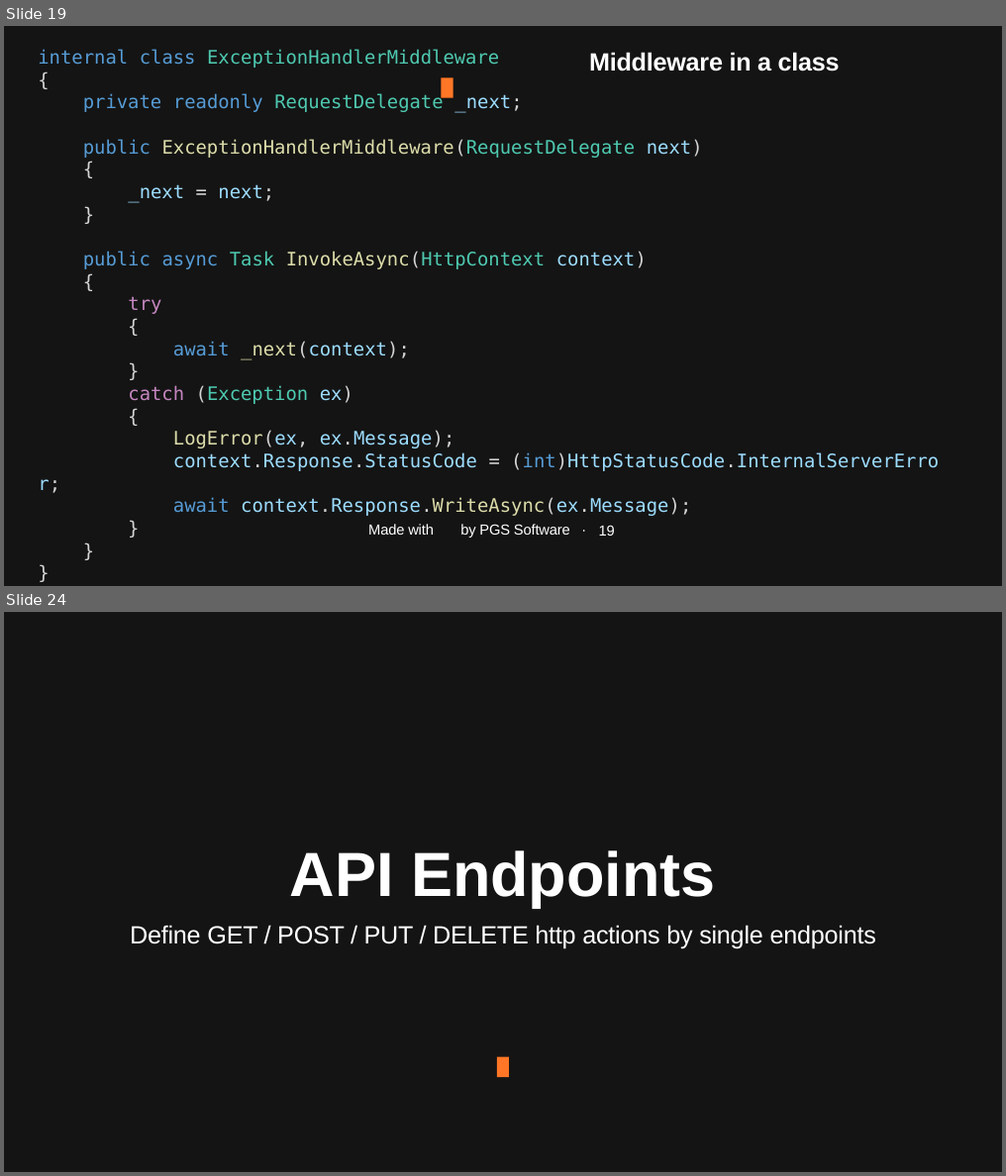
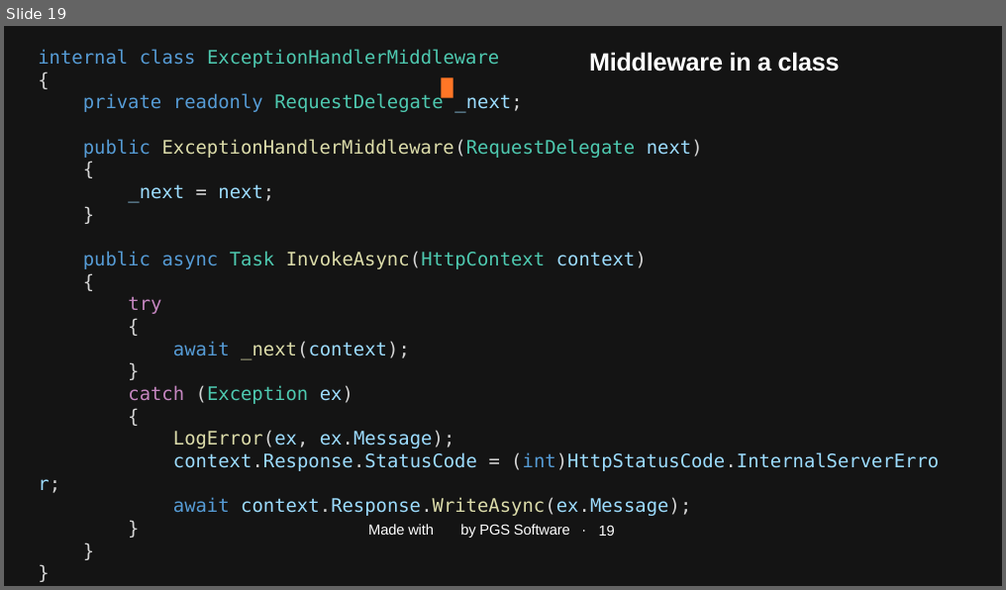
Before and after one commit to januszmarcinik/.NET-getting-started, a slide deck: PGS SharpDev.pptx. Shown one above the other, each under a label of ours: slides 19 and 24 before the commit, slide 19 after it; the slides between them are not shown. The pictures are 1006x1176 and 1006x590 pixels, drawn with LibreOffice and Linux fonts; fonts in the diff are those of the drawing; background and template pictures are left out. Boxes give left, top, right and bottom in pixels: in the first picture for what was removed or moved away, otherwise in the second. Text is boxed around its words. In the diff, an @@ line names an element or a change of style, - is before the commit and + after.

```diff
--- a/PGS SharpDev.pptx
+++ b/PGS SharpDev.pptx
@@ slide 24 removed at (x1=4, y1=612, x2=1002, y2=1172), background #141414 @@
@@ title removed at (x1=290, y1=851, x2=716, y2=908) @@
-API Endpoints
@@ text removed at (x1=130, y1=925, x2=876, y2=949) @@
-Define GET / POST / PUT / DELETE http actions by single endpoints
```
Also in this commit, not shown: 3 slides changed, 7 slides added, 105 other slides removed, 4 other files.
